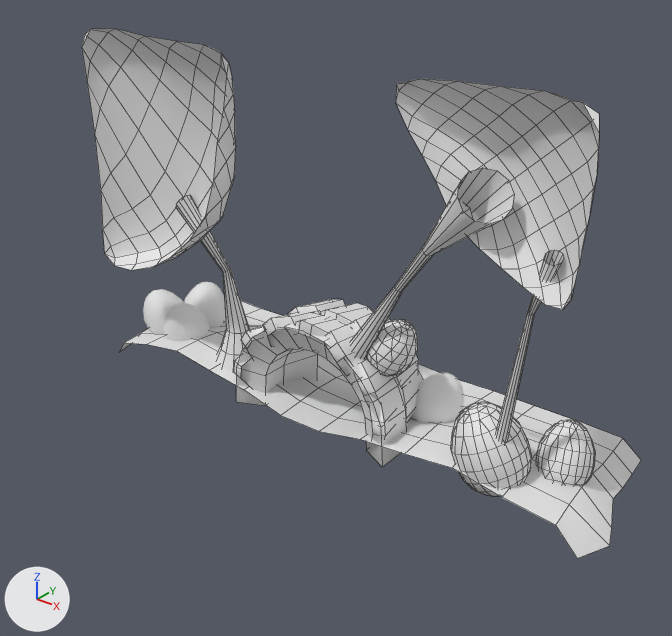
A saved change to the FBX model OMH_Proto/Assets/[Project]/Visuals/ENV/ENV_Decor/ENV_DoorEggs/DoorEggs.fbx.
The view is the same before and after, from a camera (50 mm lens) standing at (-1.81, -6.24, 5.32) and looking at (-7.08, 0.35, 1.24). The axes (+X, +Y, +Z) are drawn at lower left. The lights are the same throughout. Mesh edges are drawn as thin lines on the coarser meshes. Where no turn or scale is listed for an object, it has been applied to the vertices.

In view in the first picture: 'EggPack', 'Oeuf', 'Oeuf2', 'Oeuf3', 'Oeuf4', 'Tunnel_Filaments'.
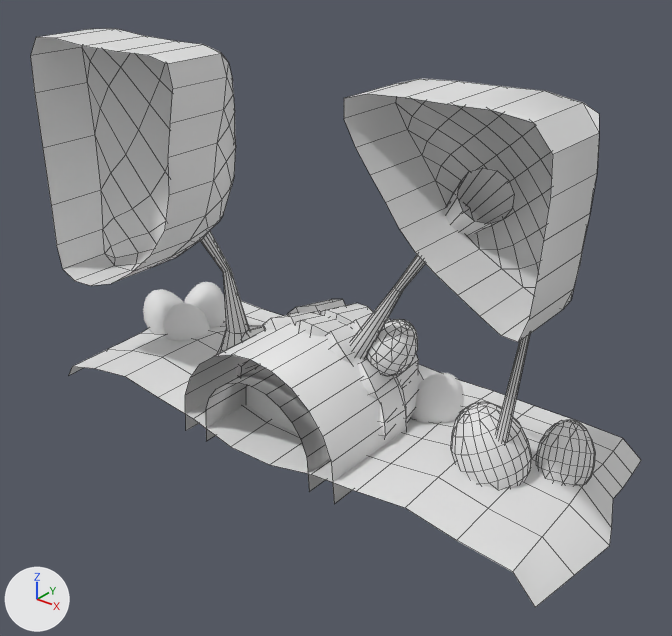
The newer file is also turned or shifted as a whole; pictures and numbers use the older file's frame.

Changed parts and their boxes (x1, y1, x2, y2) in the pictures (672 x 636 px):
'Tunnel_Filaments', reshaped (9% wider, 9% taller): before (82, 29, 641, 558); after (31, 29, 641, 607)
part 1 of me_plane_005, built on: before (120, 314, 610, 558); after (31, 29, 610, 607)

Patch to the scene script:
```diff
--- a/OMH_Proto/Assets/[Project]/Visuals/ENV/ENV_Decor/ENV_DoorEggs/DoorEggs.fbx.py
+++ b/OMH_Proto/Assets/[Project]/Visuals/ENV/ENV_Decor/ENV_DoorEggs/DoorEggs.fbx.py
@@ me_plane_005 @@
 # used by ob_tunnel_filaments; location = (-7.24, 0.41, -0.02)
-me_plane_005.from_pydata(...)  # 732 vertices, 600 faces; spans x -3.15..3.24, y -0.62..1.59, z -0.18..3.87
+me_plane_005.from_pydata(...)  # 803 vertices, 658 faces; spans x -3.15..3.24, y -1.16..1.59, z -0.18..3.87
+# me_plane_005 part 1
+# 4 vertices are removed from x -2.97..3.09, y -0.41..-0.27, z -0.03..0.02
+# 27 faces are deleted
+# 25 vertices in x -2.86..2.86, y -0.41, z 0.02..1.2 move by (0.0, -0.75, 0.0)
+# 11 vertices in x -0.65..0.69, y -0.27, z 0.4..0.91 move by (0.0, -0.3, 0.0)
+# 57 vertices are added at x -3.01..3.17, y -1.16..-0.62, z -0.03..3.87
+# 13 new vertices lie (0.0, -0.59, 0.0) away from vertices in x -0.67..0.71, y -0.27..0.02, z 0.02..0.91
+# 5 new vertices lie (0.0, -0.67, 0.0) away from vertices in x -2.89..2.37, y -0.46, z 2.35..3.59
+# 85 new faces join them
```
